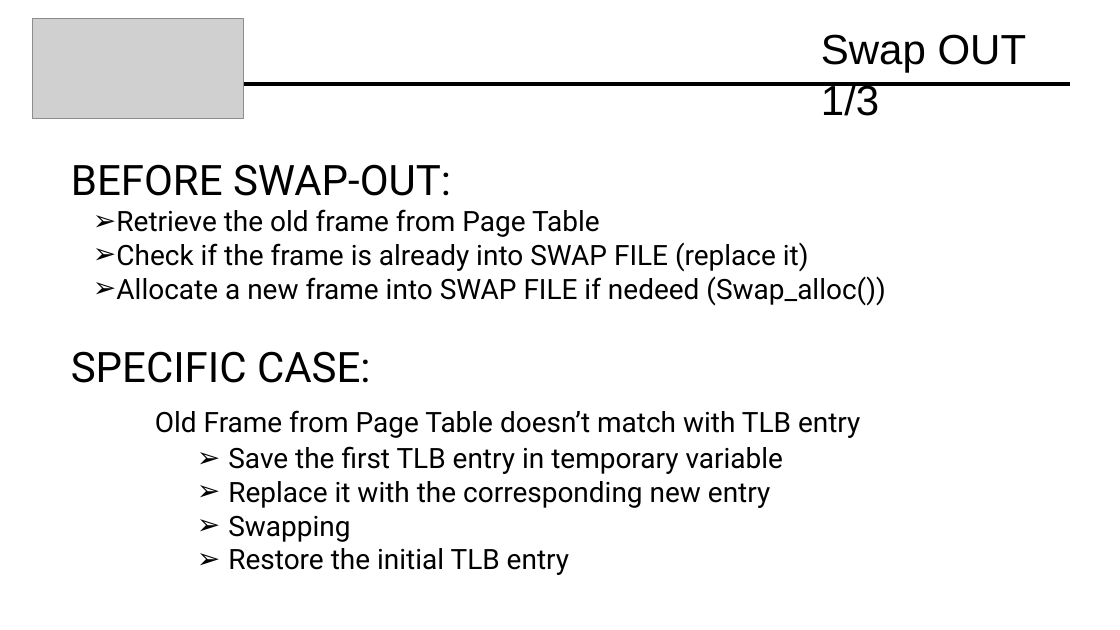
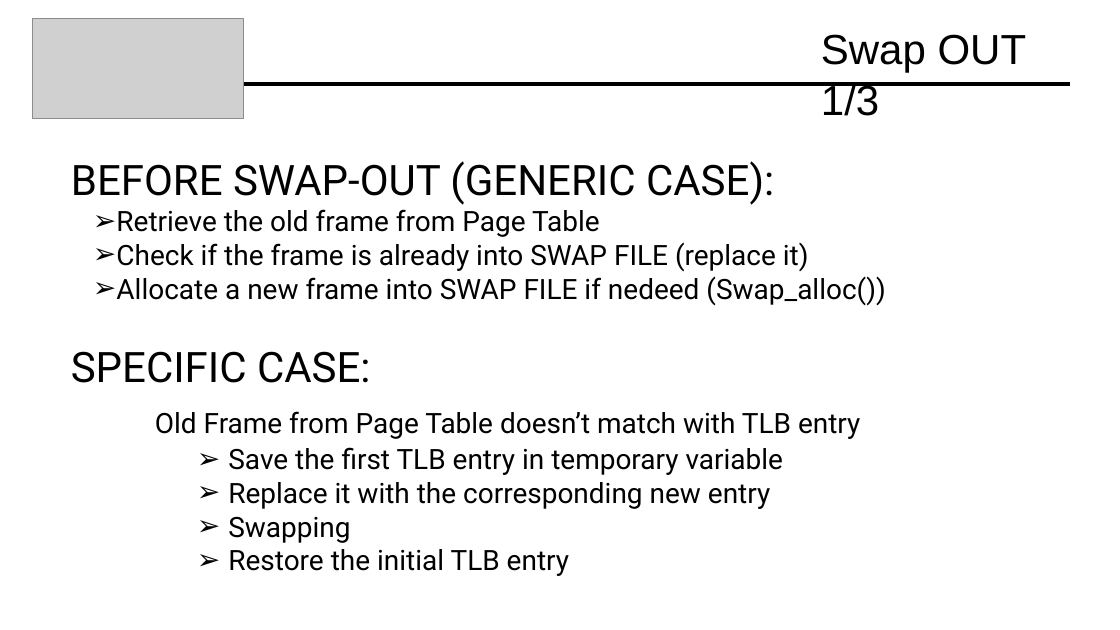
Before and after one commit to Davide619/OS161, a slide deck: slide 26 of Presentazione Progetto OS161.pptx. Drawn at 1120x630 pixels with LibreOffice and Linux fonts; fonts in the diff are those of the drawing; grey boxes stand for pictures. Boxes give left, top, right and bottom in pixels: in the first picture for what was removed or moved away, otherwise in the second. Text is boxed around its words. In the diff, an @@ line names an element or a change of style, - is before the commit and + after.

```diff
--- a/Presentazione Progetto OS161.pptx
+++ b/Presentazione Progetto OS161.pptx
@@ text at box(71, 161, 774, 205): text changed @@
-BEFORE SWAP-OUT:
+BEFORE SWAP-OUT (GENERIC CASE):
```
Also in this commit, not shown: 5 other slides changed, 4 slides removed.
